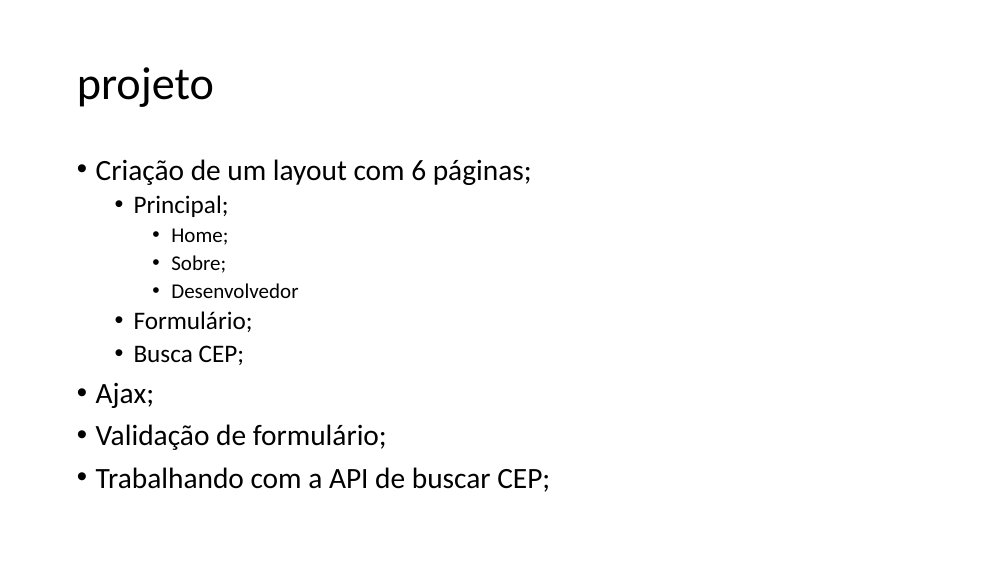
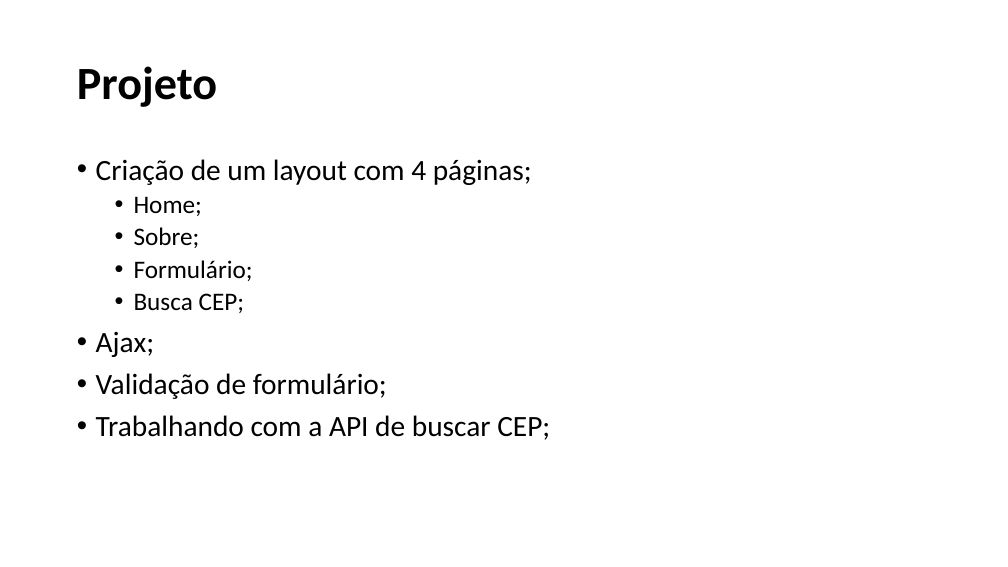
Before and after one commit to vinicius-vasconcelos/Infoeste2019, a slide deck: slide 15 of slides/Vinicius_Infoeste_2019.pptx. Drawn at 1008x567 pixels with LibreOffice and Linux fonts; fonts in the diff are those of the drawing. Boxes give left, top, right and bottom in pixels: in the first picture for what was removed or moved away, otherwise in the second. Text is boxed around its words. In the diff, an @@ line names an element or a change of style, - is before the commit and + after.

```diff
--- a/slides/Vinicius_Infoeste_2019.pptx
+++ b/slides/Vinicius_Infoeste_2019.pptx
@@ title at (x1=77, y1=66, x2=217, y2=107): text changed; bold on @@
-projeto
+Projeto
@@ text at (x1=96, y1=159, x2=532, y2=185): text changed @@
-• Criação de um layout com 6 páginas;
-  • Principal;
+• Criação de um layout com 4 páginas;
@@ text at (x1=134, y1=196, x2=202, y2=248): size 20 to 24 pt in "Home;", "Sobre;"; list level 3 to 2 in "Home;"; list level 3 to 2 in "Sobre;" @@
@@ text at (x1=171, y1=283, x2=298, y2=298): paragraph removed @@
-    • Desenvolvedor
```
Also in this commit, not shown: 3 other slides changed, 2 slides added, 1 slide removed, 1 other file.
